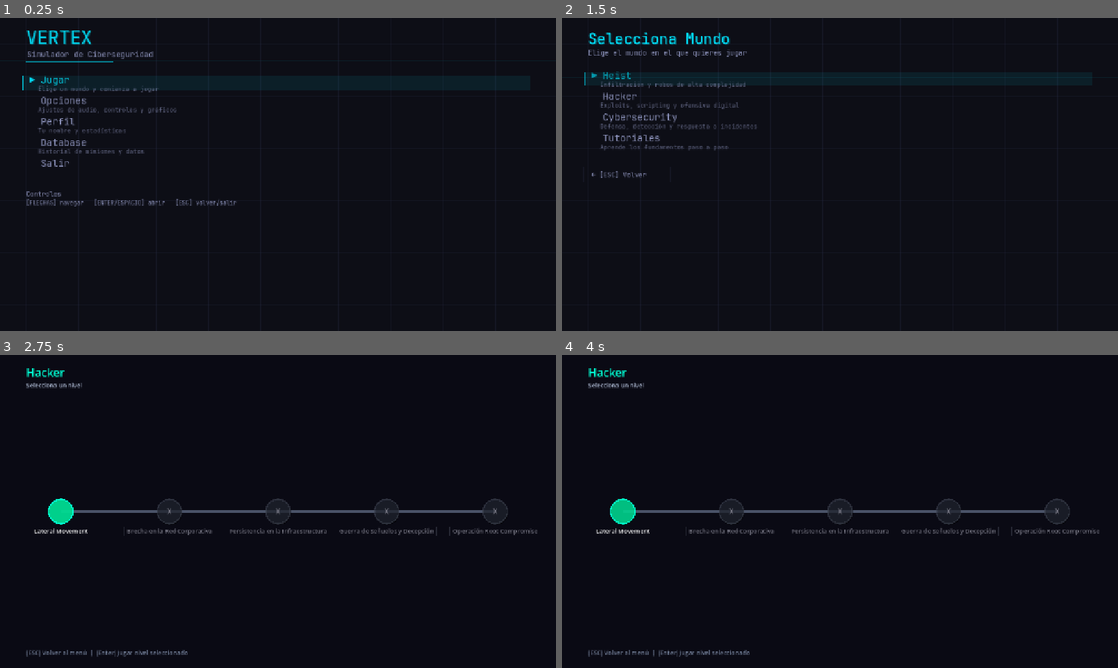
Above: before the commit, frames 1-4 (two rows, left to right).
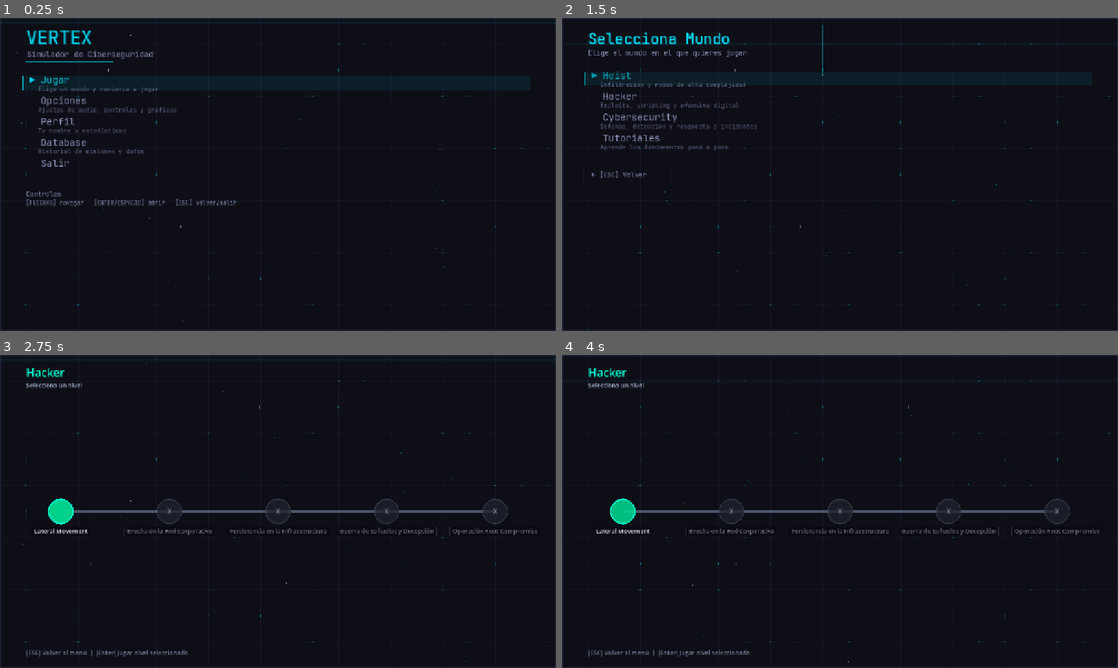
Above: after the commit, the same moments.

Repository: Laeoon/vertex
Game: Godot game, scene res://escenas/main_menu.tscn
The game is run twice, just before and just after one commit, with the same random seed, the same clock (stepped at 60 frames per second) and the same inputs.
Inputs (mouse positions are in pixels of both pictures, inside the frame that each line leads up to):
- Up to frame 1 (0.25 s): no input
- Up to frame 2 (1.5 s): tap Enter at 0.5, 0.6 s; move the mouse to (962, 158) at 0.52 s; hold Right 0.53-1.25 s; click (962, 158) at 0.67 s; tap Space at 0.77 s; drag from (728, 190) to (812, 237) at 1.27 s
- Up to frame 3 (2.75 s): move the mouse to (333, 442) at 2.02 s; hold Right from 2.03 s (still down); tap Backspace at 2.1 s; click (333, 442) at 2.17 s
- Up to frame 4 (4 s): release Right at 2.75 s; drag from (812, 574) to (673, 464) at 2.77 s; move the mouse to (1006, 558) at 3.52 s; hold Left from 3.53 s (still down); tap Q at 3.6 s; click (1006, 558) at 3.67 s; tap Space at 3.77 s

The runs differ from the first frame. In frame 1, 1.4% of the frame differs, in the area x 0-100%, y 0-100%; in frame 2, 1.5%; in frame 3, 1.5%; in frame 4, 1.5%.

Commit message:
feat(ui): implement animated cyber background with data pulses and particles across all menus

Diff:
--- a/escenas/main_menu.gd
+++ b/escenas/main_menu.gd
@@ -3,6 +3,7 @@
 signal start_world(world_id: String)
 
 const BrandClass = preload("res://juego/ui/brand.gd")
+const CyberBackgroundClass = preload("res://juego/ui/cyber_background.gd")
 
 enum State { MAIN_MENU, WORLD_SELECT }
 
@@ -26,6 +27,7 @@
 var _smooth_selected_y: float = 150.0
 var _hovered_back: bool = false
 var _pulse: float = 0.0
+var _cyber_bg := CyberBackgroundClass.new()
 
 
 func _ready() -> void:
@@ -131,6 +133,7 @@
 
 func _process(delta: float) -> void:
 	_pulse += delta * 2.0
+	_cyber_bg.update(delta, get_viewport_rect().size)
 
 	var target_start_y: float = 140.0 if current_state == State.WORLD_SELECT else 150.0
 	var target_y: float = target_start_y + selected_idx * 48.0
@@ -250,24 +253,7 @@
 
 func _draw() -> void:
 	var vp := get_viewport_rect().size
-	draw_rect(Rect2(0, 0, vp.x, vp.y), BrandClass.BG)
-
-	# Scan lines effect
-	var scan_y: float = fmod(Time.get_ticks_msec() * 0.03, vp.y)
-	draw_rect(Rect2(0, scan_y, vp.x, 2.0), BrandClass.with_alpha(BrandClass.ACCENT, 0.08))
-	draw_rect(Rect2(0, scan_y - vp.y, vp.x, 2.0), BrandClass.with_alpha(BrandClass.ACCENT, 0.08))
-
-	# Grid background
-	var grid_color: Color = BrandClass.with_alpha(BrandClass.PANEL_BORDER, 0.25)
-	var spacing: float = 60.0
-	var x: float = 0.0
-	while x < vp.x:
-		draw_line(Vector2(x, 0), Vector2(x, vp.y), grid_color, 1.0)
-		x += spacing
-	var gy: float = 0.0
-	while gy < vp.y:
-		draw_line(Vector2(0, gy), Vector2(vp.x, gy), grid_color, 1.0)
-		gy += spacing
+	_cyber_bg.draw(self, vp)
 
 	var alpha: float = clampf(_fade_alpha, 0.0, 1.0)
 	var ox: float = _slide_offset_x
--- a/escenas/main_menu/tutorials_menu.gd
+++ b/escenas/main_menu/tutorials_menu.gd
@@ -1,6 +1,8 @@
 extends Control
 
 const BrandClass = preload("res://juego/ui/brand.gd")
+const CyberBackgroundClass = preload("res://juego/ui/cyber_background.gd")
+var _cyber_bg := CyberBackgroundClass.new()
 
 enum Track { GENERAL, HEIST, HACKER, DEFENDER }
 
@@ -104,6 +106,7 @@
 
 func _process(delta: float) -> void:
 	_pulse += delta * 2.0
+	_cyber_bg.update(delta, get_viewport_rect().size)
 	queue_redraw()
 
 
@@ -225,7 +228,7 @@
 
 func _draw() -> void:
 	var vp_size := get_viewport_rect().size
-	draw_rect(Rect2(0, 0, vp_size.x, vp_size.y), BrandClass.BG)
+	_cyber_bg.draw(self, vp_size)
 
 	# Encabezado principal
 	draw_string(font, Vector2(60, 50), "ACADEMIA DE ENTRENAMIENTO", HORIZONTAL_ALIGNMENT_LEFT, -1, big_font_size + 4, BrandClass.ACCENT)
--- a/escenas/menu/database.gd
+++ b/escenas/menu/database.gd
@@ -6,6 +6,8 @@
 var _pulse: float = 0.0
 
 const BrandClass = preload("res://juego/ui/brand.gd")
+const CyberBackgroundClass = preload("res://juego/ui/cyber_background.gd")
+var _cyber_bg := CyberBackgroundClass.new()
 
 const CYAN: Color = BrandClass.ACCENT
 const GRIS: Color = BrandClass.TEXT_DIM
@@ -80,6 +82,7 @@
 
 func _process(delta: float) -> void:
 	_pulse += delta * 2.0
+	_cyber_bg.update(delta, get_viewport_rect().size)
 	queue_redraw()
 
 
@@ -104,7 +107,7 @@
 
 func _draw() -> void:
 	var vp := get_viewport_rect().size
-	draw_rect(Rect2(0, 0, vp.x, vp.y), BrandClass.BG)
+	_cyber_bg.draw(self, vp)
 
 	# Title
 	draw_string(font, Vector2(60, 60), loc("menu.database"), HORIZONTAL_ALIGNMENT_LEFT, -1, big_font_size, CYAN)
--- a/escenas/menu/options.gd
+++ b/escenas/menu/options.gd
@@ -6,6 +6,8 @@
 var _pulse: float = 0.0
 
 const BrandClass = preload("res://juego/ui/brand.gd")
+const CyberBackgroundClass = preload("res://juego/ui/cyber_background.gd")
+var _cyber_bg := CyberBackgroundClass.new()
 
 const CYAN: Color = BrandClass.ACCENT
 const GRIS: Color = BrandClass.TEXT_DIM
@@ -221,6 +223,7 @@
 
 func _process(delta: float) -> void:
 	_pulse += delta * 2.0
+	_cyber_bg.update(delta, get_viewport_rect().size)
 
 	# Smoothly glide tab indicator
 	if _section_idx < _tab_rects.size():
@@ -345,19 +348,7 @@
 
 func _draw() -> void:
 	var vp := get_viewport_rect().size
-	draw_rect(Rect2(0, 0, vp.x, vp.y), BrandClass.BG)
-
-	# Grid background
-	var grid_color: Color = BrandClass.with_alpha(BrandClass.PANEL_BORDER, 0.20)
-	var spacing: float = 60.0
-	var x: float = 0.0
-	while x < vp.x:
-		draw_line(Vector2(x, 0), Vector2(x, vp.y), grid_color, 1.0)
-		x += spacing
-	var gy: float = 0.0
-	while gy < vp.y:
-		draw_line(Vector2(0, gy), Vector2(vp.x, gy), grid_color, 1.0)
-		gy += spacing
+	_cyber_bg.draw(self, vp)
 
 	# Header Title
 	var glow: float = 0.7 + sin(_pulse * 1.5) * 0.3
--- a/escenas/menu/profile.gd
+++ b/escenas/menu/profile.gd
@@ -6,6 +6,8 @@
 var _pulse: float = 0.0
 
 const BrandClass = preload("res://juego/ui/brand.gd")
+const CyberBackgroundClass = preload("res://juego/ui/cyber_background.gd")
+var _cyber_bg := CyberBackgroundClass.new()
 
 const CYAN: Color = BrandClass.ACCENT
 const GRIS: Color = BrandClass.TEXT_DIM
@@ -105,6 +107,7 @@
 
 func _process(delta: float) -> void:
 	_pulse += delta * 2.0
+	_cyber_bg.update(delta, get_viewport_rect().size)
 	if _editing_name:
 		_cursor_timer += delta
 		if _cursor_timer >= 0.5:
@@ -238,7 +241,7 @@
 
 func _draw() -> void:
 	var vp := get_viewport_rect().size
-	draw_rect(Rect2(0, 0, vp.x, vp.y), BrandClass.BG)
+	_cyber_bg.draw(self, vp)
 
 	# Title
 	draw_string(font, Vector2(60, 60), loc("menu.profile"), HORIZONTAL_ALIGNMENT_LEFT, -1, big_font_size, CYAN)
--- a/juego/system/level_select_screen.gd
+++ b/juego/system/level_select_screen.gd
@@ -13,6 +13,8 @@
 var small_font_size: int = 12
 var _pulse: float = 0.0
 var _selected_node: String = ""
+const CyberBackgroundClass = preload("res://juego/ui/cyber_background.gd")
+var _cyber_bg := CyberBackgroundClass.new()
 
 
 func _ready() -> void:
@@ -98,12 +100,13 @@
 
 func _process(delta: float) -> void:
 	_pulse += delta * 2.0
+	_cyber_bg.update(delta, get_viewport_rect().size)
 	queue_redraw()
 
 
 func _draw() -> void:
 	var vp: Vector2 = get_viewport_rect().size
-	draw_rect(Rect2(0, 0, vp.x, vp.y), Color(0.04, 0.04, 0.08))
+	_cyber_bg.draw(self, vp)
 
 	draw_string(font, Vector2(60, 50), world_title, HORIZONTAL_ALIGNMENT_LEFT, -1, big_font_size, Color(0.0, 1.0, 0.83))
 	draw_string(font, Vector2(60, 75), "Selecciona un nivel", HORIZONTAL_ALIGNMENT_LEFT, -1, small_font_size, Color(0.7, 0.75, 0.85))
--- /dev/null
+++ b/juego/ui/cyber_background.gd
@@ -0,0 +1,206 @@
+class_name CyberBackground extends RefCounted
+
+## CyberBackground
+## Centralized tactical cyberpunk background renderer for menus and UI screens.
+## Provides an animated cybernetic grid, travelling data pulses, floating digital dust,
+## and a CRT-style ambient scanline sweep without impacting framerate.
+
+const Brand = preload("res://juego/ui/brand.gd")
+
+const PARTICLE_COUNT: int = 28
+const GRID_SPACING: float = 60.0
+const SCAN_SPEED: float = 40.0
+
+# Preallocated particle pool for zero runtime allocations
+var _particles: Array[Dictionary] = []
+var _pulses: Array[Dictionary] = []
+var _time: float = 0.0
+var _initialized: bool = false
+
+
+func _init() -> void:
+	_init_particles()
+	_init_pulses()
+
+
+func _init_particles() -> void:
+	_particles.clear()
+	for i in range(PARTICLE_COUNT):
+		_particles.append({
+			"pos": Vector2(randf() * 1280.0, randf() * 720.0),
+			"speed": randf_range(12.0, 32.0),
+			"drift": randf_range(-6.0, 6.0),
+			"size": randf_range(1.0, 2.5),
+			"alpha": randf_range(0.12, 0.38),
+			"color_type": 0 if randf() > 0.25 else 1 # 0 = accent (cyan), 1 = warning/enemy (amber/pink)
+		})
+
+
+func _init_pulses() -> void:
+	_pulses.clear()
+	# 4 horizontal / vertical trace pulses travelling along grid lines
+	for i in range(4):
+		_pulses.append({
+			"horizontal": i % 2 == 0,
+			"grid_idx": (i * 3 + 2),
+			"pos": randf_range(0.0, 1000.0),
+			"speed": randf_range(90.0, 160.0),
+			"length": randf_range(60.0, 120.0),
+			"alpha": randf_range(0.25, 0.45)
+		})
+
+
+## Updates background simulation state (particles, data pulses, scanlines).
+func update(delta: float, vp_size: Vector2 = Vector2(1280.0, 720.0)) -> void:
+	_time += delta
+
+	# Update floating particles
+	for p in _particles:
+		p.pos.y -= p.speed * delta
+		p.pos.x += p.drift * delta
+		if p.pos.y < -10.0:
+			p.pos.y = vp_size.y + randf_range(2.0, 20.0)
+			p.pos.x = randf() * vp_size.x
+		if p.pos.x < 0.0:
+			p.pos.x = vp_size.x
+		elif p.pos.x > vp_size.x:
+			p.pos.x = 0.0
+
+	# Update trace pulses
+	for pulse in _pulses:
+		pulse.pos += pulse.speed * delta
+		var max_bound := vp_size.x if pulse.horizontal else vp_size.y
+		if pulse.pos - pulse.length > max_bound:
+			pulse.pos = -pulse.length
+			pulse.grid_idx = randi_range(1, int(max_bound / GRID_SPACING))
+			pulse.speed = randf_range(90.0, 170.0)
+			pulse.alpha = randf_range(0.2, 0.45)
+
+
+## Draws the full cybernetic background onto the provided canvas.
+func draw(canvas: CanvasItem, vp: Vector2, delta: float = 0.0) -> void:
+	if delta > 0.0:
+		update(delta, vp)
+
+	# 1. Base background
+	canvas.draw_rect(Rect2(0, 0, vp.x, vp.y), Brand.BG)
+
+	# 2. Vignette corners (deep gradient darkening at edges)
+	_draw_vignette(canvas, vp)
+
+	# 3. Tactical grid lines
+	var grid_color: Color = Brand.with_alpha(Brand.PANEL_BORDER, 0.22)
+	var x: float = 0.0
+	while x < vp.x:
+		canvas.draw_line(Vector2(x, 0), Vector2(x, vp.y), grid_color, 1.0)
+		x += GRID_SPACING
+	var y: float = 0.0
+	while y < vp.y:
+		canvas.draw_line(Vector2(0, y), Vector2(vp.x, y), grid_color, 1.0)
+		y += GRID_SPACING
+
+	# 4. Grid intersections & pulsing cyber crosses
+	_draw_intersections(canvas, vp)
+
+	# 5. Circuit data pulses travelling on lines
+	_draw_data_pulses(canvas, vp)
+
+	# 6. Floating digital dust / code packets
+	_draw_particles(canvas)
+
+	# 7. Ambient scanline beam sweep
+	_draw_scanbeam(canvas, vp)
+
+
+func _draw_vignette(canvas: CanvasItem, vp: Vector2) -> void:
+	# Corner depth shading
+	var corner_w: float = vp.x * 0.4
+	var corner_h: float = vp.y * 0.4
+	var dark_color: Color = Color(0.02, 0.02, 0.05, 0.35)
+
+	# Subtle edge borders to ground the viewport
+	canvas.draw_rect(Rect2(0, 0, vp.x, 2), Brand.with_alpha(Brand.PANEL_BORDER, 0.5))
+	canvas.draw_rect(Rect2(0, vp.y - 2, vp.x, 2), Brand.with_alpha(Brand.PANEL_BORDER, 0.5))
+	canvas.draw_rect(Rect2(0, 0, 2, vp.y), Brand.with_alpha(Brand.PANEL_BORDER, 0.5))
+	canvas.draw_rect(Rect2(vp.x - 2, 0, 2, vp.y), Brand.with_alpha(Brand.PANEL_BORDER, 0.5))
+
+
+func _draw_intersections(canvas: CanvasItem, vp: Vector2) -> void:
+	var cross_size: float = 2.5
+	var x: float = GRID_SPACING
+	var col_idx: int = 1
+
+	while x < vp.x:
+		var y: float = GRID_SPACING
+		var row_idx: int = 1
+		while y < vp.y:
+			# Deterministic pseudo-random pulse per intersection
+			var hash_val: float = sin(col_idx * 12.9898 + row_idx * 78.233) * 43758.5453
+			var phase: float = fmod(absf(hash_val), 6.28)
+			var pulse: float = sin(_time * 1.8 + phase)
+
+			if pulse > 0.6:
+				# Highlighted pulsing cyber cross
+				var intensity: float = (pulse - 0.6) / 0.4
+				var cross_color: Color = Brand.with_alpha(Brand.ACCENT, intensity * 0.35)
+				canvas.draw_line(Vector2(x - cross_size, y), Vector2(x + cross_size, y), cross_color, 1.0)
+				canvas.draw_line(Vector2(x, y - cross_size), Vector2(x, y + cross_size), cross_color, 1.0)
+			else:
+				# Subtle dim dot
+				var dot_color: Color = Brand.with_alpha(Brand.PANEL_BORDER, 0.35)
+				canvas.draw_rect(Rect2(x - 0.5, y - 0.5, 1.0, 1.0), dot_color)
+
+			y += GRID_SPACING
+			row_idx += 1
+		x += GRID_SPACING
+		col_idx += 1
+
+
+func _draw_data_pulses(canvas: CanvasItem, vp: Vector2) -> void:
+	for pulse in _pulses:
+		var alpha: float = pulse.alpha * (0.8 + sin(_time * 4.0) * 0.2)
+		var pcolor: Color = Brand.with_alpha(Brand.ACCENT, alpha)
+		var phead: Color = Brand.with_alpha(Color.WHITE, alpha * 1.2)
+
+		if pulse.horizontal:
+			var py: float = pulse.grid_idx * GRID_SPACING
+			if py < vp.y:
+				var x_start: float = clampf(pulse.pos - pulse.length, 0.0, vp.x)
+				var x_end: float = clampf(pulse.pos, 0.0, vp.x)
+				if x_end > x_start:
+					canvas.draw_line(Vector2(x_start, py), Vector2(x_end, py), pcolor, 1.5)
+					# Brighter leading edge
+					canvas.draw_circle(Vector2(x_end, py), 1.5, phead)
+		else:
+			var px: float = pulse.grid_idx * GRID_SPACING
+			if px < vp.x:
+				var y_start: float = clampf(pulse.pos - pulse.length, 0.0, vp.y)
+				var y_end: float = clampf(pulse.pos, 0.0, vp.y)
+				if y_end > y_start:
+					canvas.draw_line(Vector2(px, y_start), Vector2(px, y_end), pcolor, 1.5)
+					canvas.draw_circle(Vector2(px, y_end), 1.5, phead)
+
+
+func _draw_particles(canvas: CanvasItem) -> void:
+	for p in _particles:
+		var color: Color
+		if p.color_type == 0:
+			color = Brand.with_alpha(Brand.ACCENT, p.alpha)
+		else:
+			color = Brand.with_alpha(Brand.WARNING, p.alpha * 0.8)
+
+		var sz: float = p.size
+		canvas.draw_rect(Rect2(p.pos.x, p.pos.y, sz, sz), color)
+
+
+func _draw_scanbeam(canvas: CanvasItem, vp: Vector2) -> void:
+	var scan_y: float = fmod(_time * SCAN_SPEED, vp.y)
+
+	# Faint scanning beam with soft halo
+	var beam_color := Brand.with_alpha(Brand.ACCENT, 0.06)
+	var glow_color := Brand.with_alpha(Brand.ACCENT, 0.02)
+
+	# Soft halo
+	canvas.draw_rect(Rect2(0, scan_y - 6.0, vp.x, 12.0), glow_color)
+	# Core beam line
+	canvas.draw_rect(Rect2(0, scan_y, vp.x, 1.5), beam_color)
--- /dev/null
+++ b/tests/system/test_cyber_background.gd
@@ -0,0 +1,89 @@
+extends Node
+
+## Test suite for CyberBackground visual component
+
+const CyberBackgroundClass = preload("res://juego/ui/cyber_background.gd")
+
+var passed: int = 0
+var failed: int = 0
+
+
+func _ready() -> void:
+	call_deferred("_run_tests")
+
+
+func _run_tests() -> void:
+	print("--- START TEST CYBER BACKGROUND ---")
+	_test_initialization()
+	_test_update_simulation()
+	_test_particle_wrapping()
+	_test_pulse_wrapping()
+	_test_draw_on_canvas()
+	_finish()
+
+
+func _test_initialization() -> void:
+	var bg = CyberBackgroundClass.new()
+	_assert(bg._particles.size() == CyberBackgroundClass.PARTICLE_COUNT, "Particles initialized to configured count")
+	_assert(bg._pulses.size() == 4, "Data pulses initialized")
+	_assert(bg._time == 0.0, "Initial simulation time is 0.0")
+
+
+func _test_update_simulation() -> void:
+	var bg = CyberBackgroundClass.new()
+	var vp := Vector2(1280.0, 720.0)
+	var initial_y: float = bg._particles[0].pos.y
+
+	bg.update(0.1, vp)
+	_assert(bg._time > 0.099, "Simulation time advances with delta")
+	_assert(bg._particles[0].pos.y < initial_y or bg._particles[0].pos.y >= vp.y, "Particles float upward")
+
+
+func _test_particle_wrapping() -> void:
+	var bg = CyberBackgroundClass.new()
+	var vp := Vector2(1280.0, 720.0)
+
+	# Force particle above top boundary
+	bg._particles[0].pos.y = -15.0
+	bg.update(0.016, vp)
+	_assert(bg._particles[0].pos.y >= vp.y, "Particle wrapped back to bottom of screen")
+
+
+func _test_pulse_wrapping() -> void:
+	var bg = CyberBackgroundClass.new()
+	var vp := Vector2(1280.0, 720.0)
+
+	# Force pulse past right boundary
+	bg._pulses[0].horizontal = true
+	bg._pulses[0].pos = 2000.0
+	bg.update(0.016, vp)
+	_assert(bg._pulses[0].pos <= 0.0, "Pulse wraps back to start after exceeding bounds")
+
+
+func _test_draw_on_canvas() -> void:
+	var bg = CyberBackgroundClass.new()
+	var canvas := Control.new()
+	var vp := Vector2(1280.0, 720.0)
+	canvas.draw.connect(func(): bg.draw(canvas, vp, 0.016))
+	add_child(canvas)
+	canvas.notification(CanvasItem.NOTIFICATION_DRAW)
+	_assert(true, "CyberBackground.draw executes cleanly inside draw notification")
+	canvas.queue_free()
+
+
+func _assert(condition: bool, msg: String) -> void:
+	if condition:
+		passed += 1
+		print("PASS: %s" % msg)
+	else:
+		failed += 1
+		push_error("FAIL: %s" % msg)
+
+
+func _finish() -> void:
+	print("---")
+	print("Results: %d passed, %d failed" % [passed, failed])
+	if failed > 0:
+		get_tree().quit(1)
+	else:
+		get_tree().quit(0)
